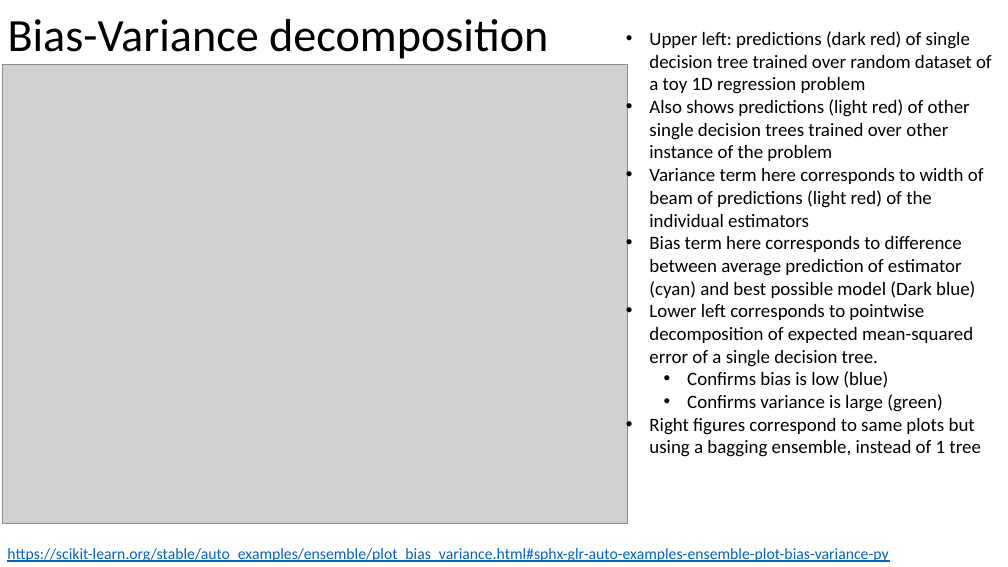
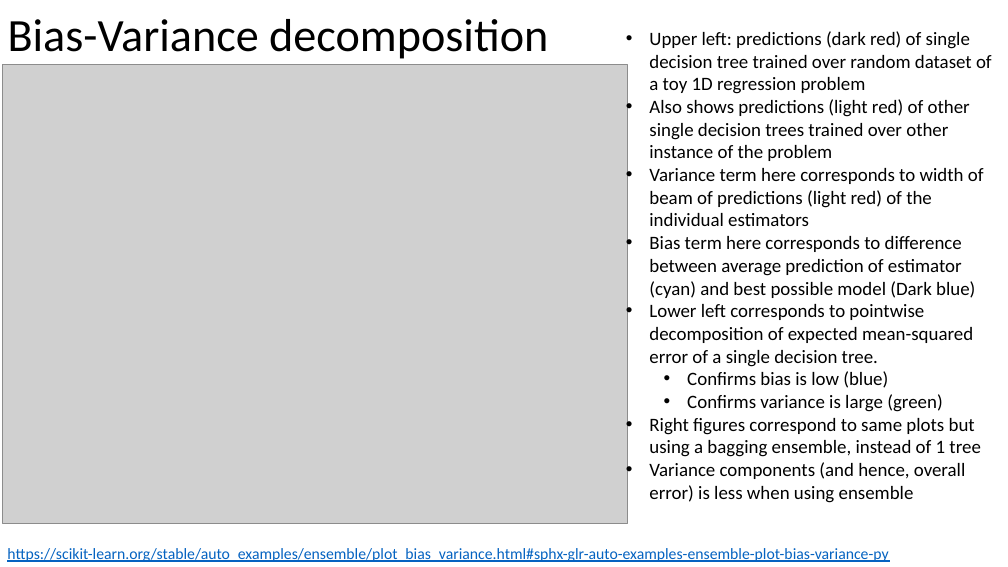
Before and after one commit to russellu/cs405, a slide deck: slide 7 of Lecture_25.pptx (slide 6 before the commit). Drawn at 1008x567 pixels with LibreOffice and Linux fonts; fonts in the diff are those of the drawing; grey boxes stand for pictures. Boxes give left, top, right and bottom in pixels: in the first picture for what was removed or moved away, otherwise in the second. Text is boxed around its words. In the diff, an @@ line names an element or a change of style, - is before the commit and + after.

```diff
--- a/Lecture_25.pptx
+++ b/Lecture_25.pptx
@@ text at (649, 462, 966, 503): paragraph added @@
+• Variance components (and hence, overall error) is less when using ensemble
```
Also in this commit, not shown: 8 other slides changed, 2 slides added, 1 other file.
